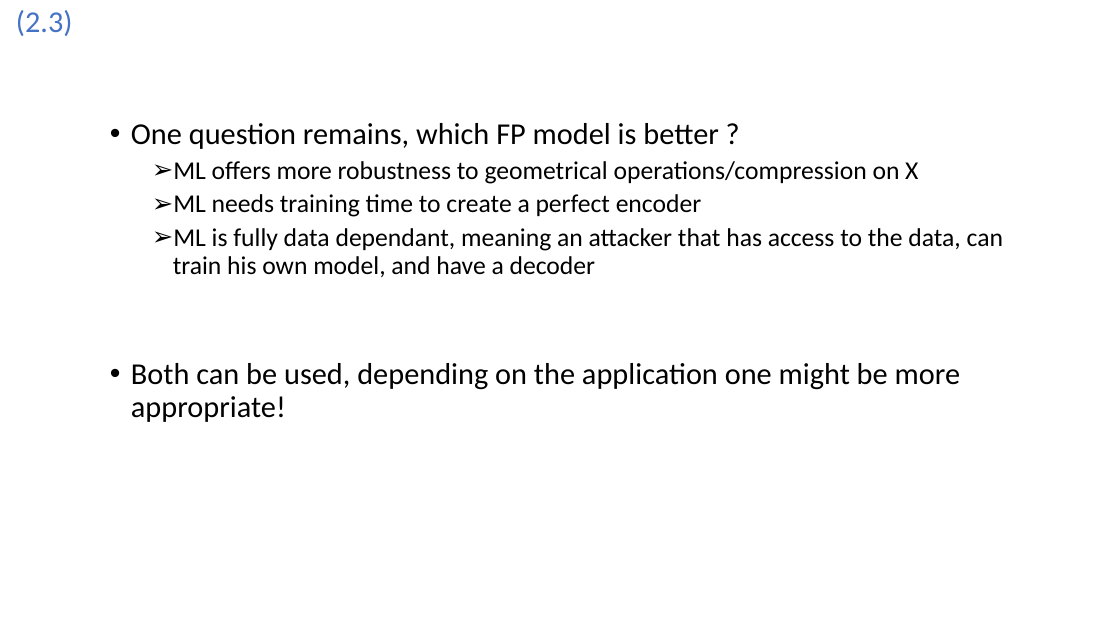
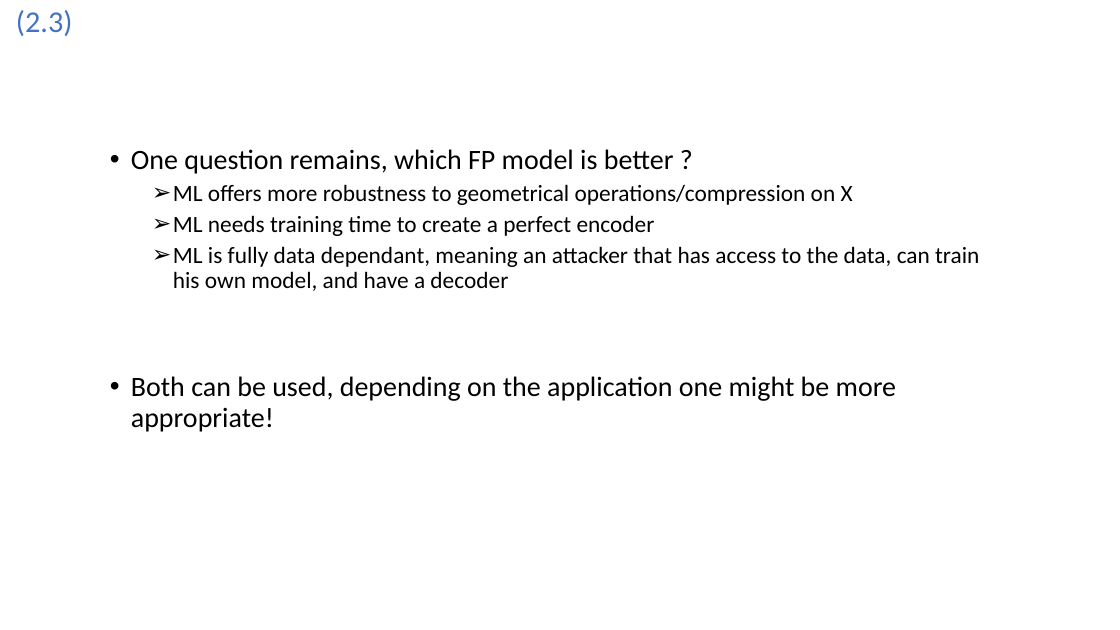
Before and after one commit to Joao-Quinta/master_cours_choix, a slide deck: slide 13 of securite_multimedia/exam_prep/section_2.odp. Drawn at 1120x630 pixels with LibreOffice and Linux fonts; fonts in the diff are those of the drawing. Boxes give left, top, right and bottom in pixels: in the first picture for what was removed or moved away, otherwise in the second. Text is boxed around its words. In the diff, an @@ line names an element or a change of style, - is before the commit and + after.

```diff
--- a/securite_multimedia/exam_prep/section_2.odp
+++ b/securite_multimedia/exam_prep/section_2.odp
@@ text "One question remains, which FP ...": place and size @@
-text "One question remains, which FP ..." at <box>131,123,1003,422</box>
+text "One question remains, which FP ..." at <box>131,149,979,432</box>
@@ text "One question remains, which FP ..." at <box>131,149,979,432</box>: size 26 to 24 pt in "One question remains, which FP model is ...", "Both can be used, depending on the ..."; size 22 to 20 pt in "ML offers more robustness to geometrical operations/compress ...", "ML needs training time to create a ...", "ML is fully data dependant, meaning an ..." @@
```
Also in this commit, not shown: 14 other slides changed, 3 slides added, 6 other files.
